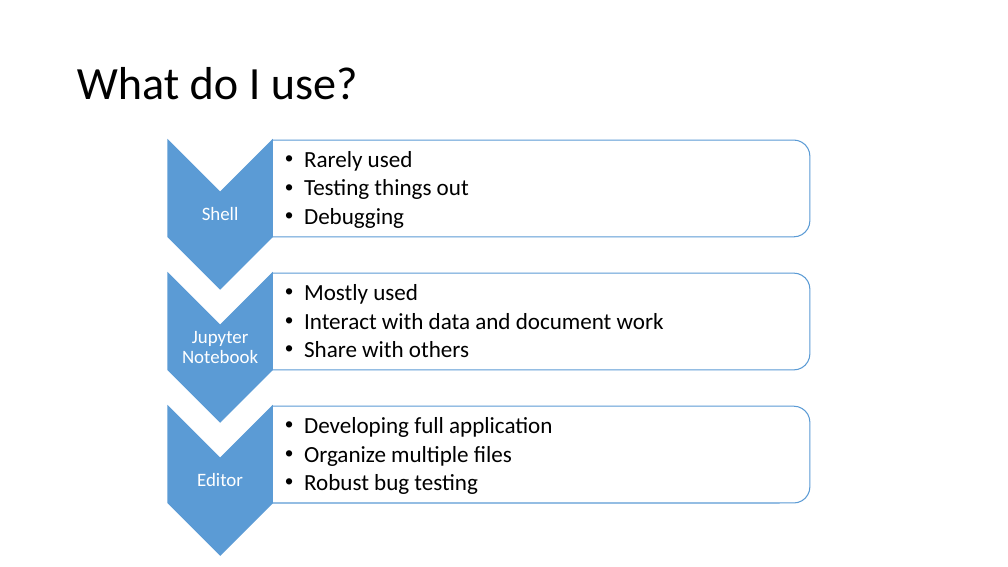
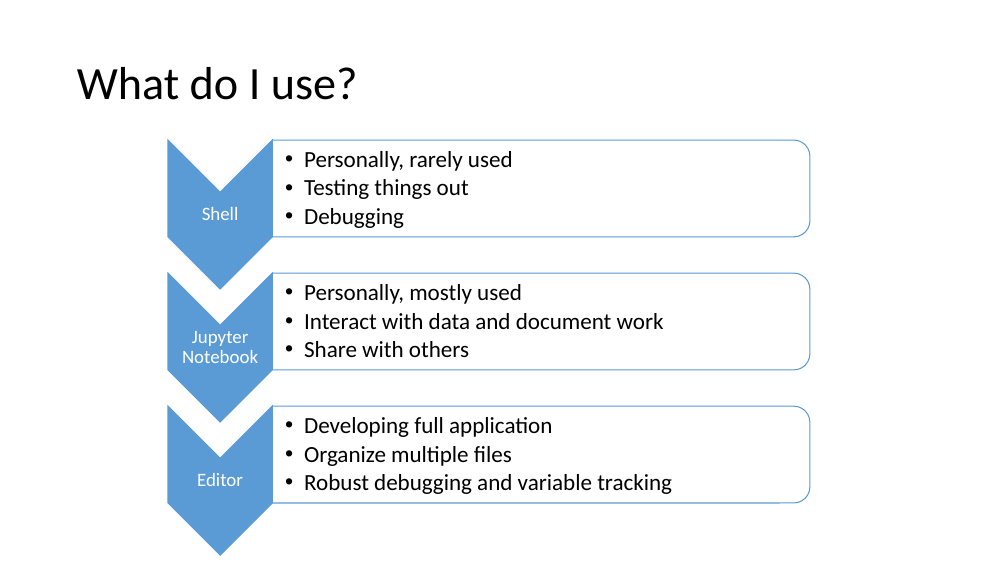
Before and after one commit to LimnoTech/Python-Data-Analysis-Course, a slide deck: slide 27 of Day1/IntroToPython/IntroToPython.pptx (slide 26 before the commit). Drawn at 1008x567 pixels with LibreOffice and Linux fonts; fonts in the diff are those of the drawing. Boxes give left, top, right and bottom in pixels: in the first picture for what was removed or moved away, otherwise in the second. Text is boxed around its words. In the diff, an @@ line names an element or a change of style, - is before the commit and + after.

```diff
--- a/Day1/IntroToPython/IntroToPython.pptx
+++ b/Day1/IntroToPython/IntroToPython.pptx
@@ text at <box>304,151,513,171</box>: text changed @@
-  •• Rarely used
+  •• Personally, rarely used
@@ text at <box>304,284,522,304</box>: text changed @@
-  •• Mostly used
+  •• Personally, mostly used
@@ text at <box>304,474,672,494</box>: text changed @@
-  •• Robust bug testing
+  •• Robust debugging and variable tracking
```
Also in this commit, not shown: 8 other slides changed, 1 slide added, 2 other files.
